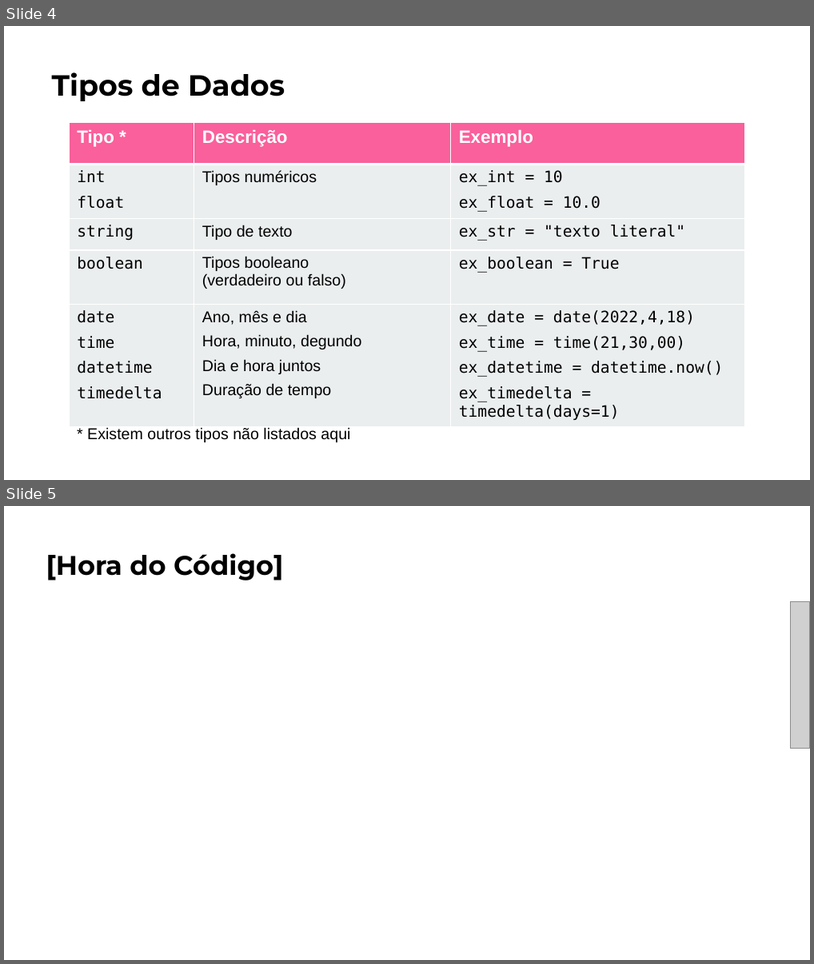
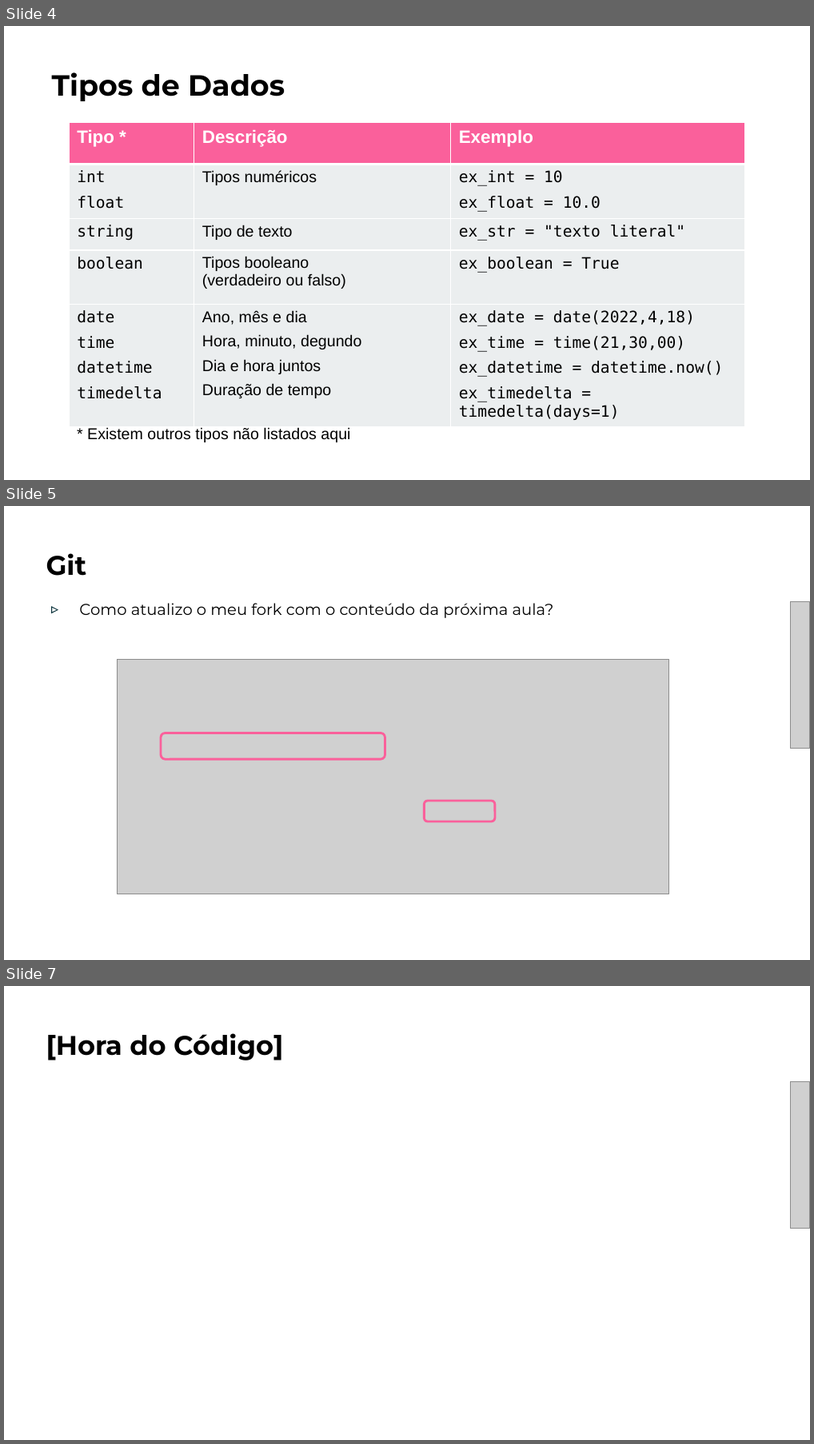
Before and after one commit to WoMakersCode/intro-ao-python, a slide deck: slides/aula_02.pptx. Shown one above the other, each under a label of ours: slides 4 and 5 before the commit, slides 4, 5 and 7 after it; the slides between them are not shown. The pictures are 814x964 and 814x1444 pixels, drawn with LibreOffice and Linux fonts; fonts in the diff are those of the drawing; grey boxes stand for pictures. Boxes give left, top, right and bottom in pixels: in the first picture for what was removed or moved away, otherwise in the second. Text is boxed around its words. In the diff, an @@ line names an element or a change of style, - is before the commit and + after.

Commit message:
Atualizando slides da aula 02 com conteúdo de git

```diff
--- a/slides/aula_02.pptx
+++ b/slides/aula_02.pptx
@@ slide 5 added at (4, 506, 810, 960), background #FFFFFF @@
@@ text added at (46, 553, 87, 576), 24 pt, text #000000, bold @@
+Git
@@ picture added at (790, 601, 810, 748) @@
@@ text added at (79, 603, 554, 618), 14 pt, text #000000 @@
+▹ Como atualizo o meu fork com o conteúdo da próxima aula?
@@ picture added at (117, 660, 670, 894) @@
@@ rounded rectangle added at (161, 732, 385, 759), outline #FA609B 2 pt @@
@@ rounded rectangle added at (424, 800, 495, 821), outline #FA609B 2 pt @@
@@ what was slide 5 is now slide 7 @@
```
Also in this commit, not shown: 1 other slide added.
